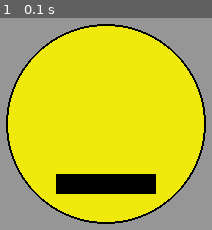
Above: before the commit, frame 1.
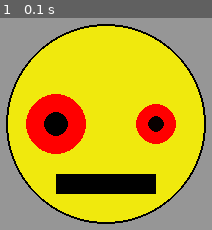
Above: after the commit, the same moment.

Repository: Donkeehot/my_projects
Game: pygame game, started from pygame/Angry_Face/angry_face.py
Same seed, same stepped clock (60 frames per second), same inputs: the game is played once before the commit and once after it.
Inputs:
- Up to frame 1 (0.1 s): no input

The runs differ from the first frame. In frame 1, 8.9% of the frame differs, in the area x 12-84%, y 35-65%.

Commit message:
Added some objects to a picture

Diff:
--- a/pygame/Angry_Face/angry_face.py
+++ b/pygame/Angry_Face/angry_face.py
@@ -16,6 +16,13 @@
 circle(screen, (0, 0, 0), (200, 200), 100, 2)
 # draw a rectangle for mouth
 rect(screen, (0, 0, 0), (150, 250, 100, 20))
+# draw eyeballs
+circle(screen, (255, 0, 0), (150, 200), 30)
+circle(screen, (255, 0, 0), (250, 200), 20)
+# draw pupils
+circle(screen, (0, 0, 0), (150, 200), 12)
+circle(screen, (9, 0, 0), (250, 200), 8)
+
 
 
 pygame.display.update()
